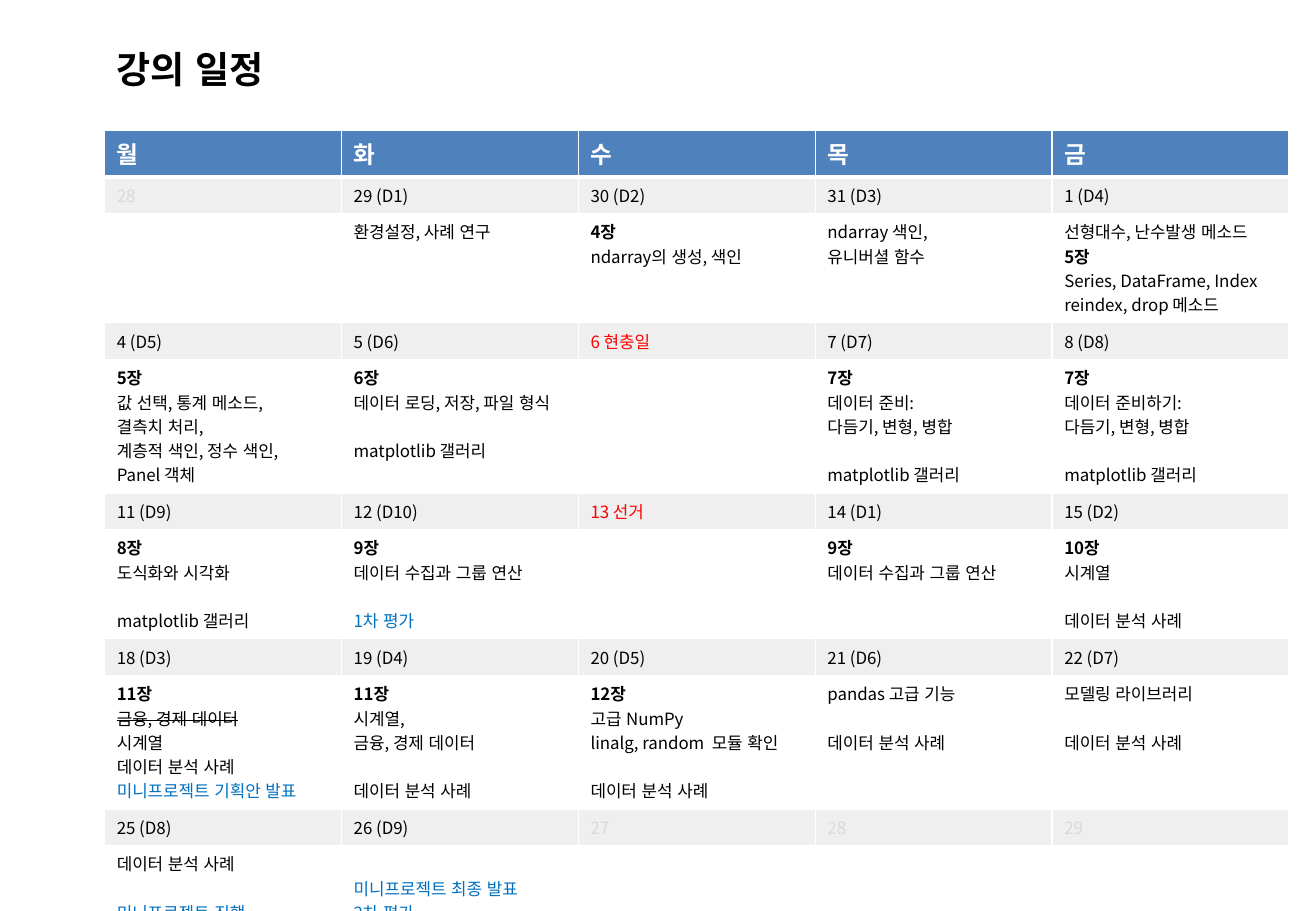
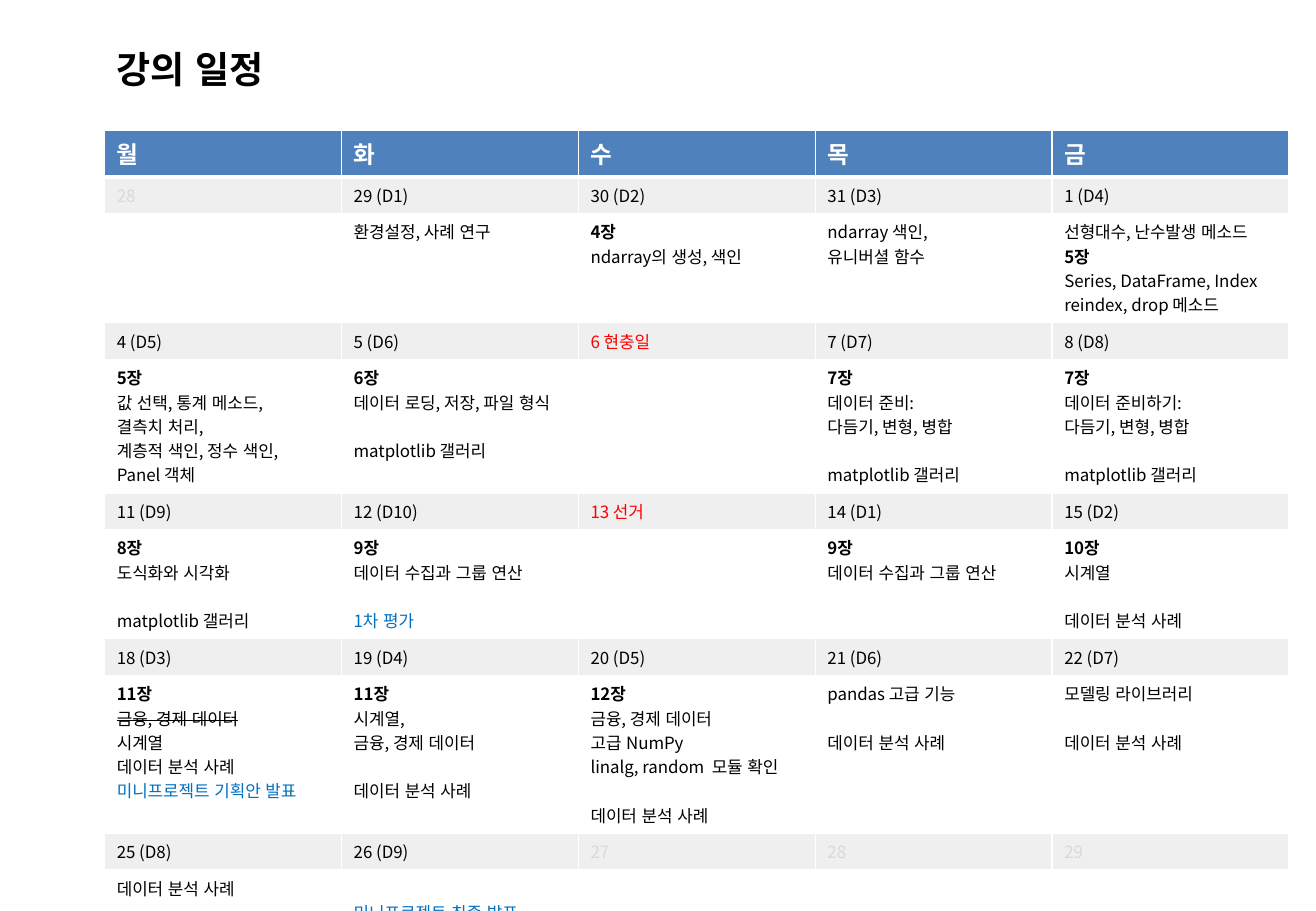
Before and after one commit to sulheebaek/DAPython, a slide deck: slide 3 of 한2018_파이썬을 활용한 데이터 분석_강의개요.pptx. Drawn at 1316x911 pixels with LibreOffice and Linux fonts; fonts in the diff are those of the drawing; background and template pictures are left out. Boxes give left, top, right and bottom in pixels: in the first picture for what was removed or moved away, otherwise in the second. Text is boxed around its words. In the diff, an @@ line names an element or a change of style, - is before the commit and + after.

```diff
--- a/한2018_파이썬을 활용한 데이터 분석_강의개요.pptx
+++ b/한2018_파이썬을 활용한 데이터 분석_강의개요.pptx
@@ table at bbox=[105, 130, 1289, 901] @@
-row 9, column 3: 12장 고급 NumPy / linalg, random 모듈 확인 / 데이터 분석 사례
+row 9, column 3: 12장 금융, 경제 데이터 / 고급 NumPy / linalg, random 모듈 확인 / 데이터 분석 사례
```
Also in this commit, not shown: 2 other slides changed, 9 slides added, 1 other file.
